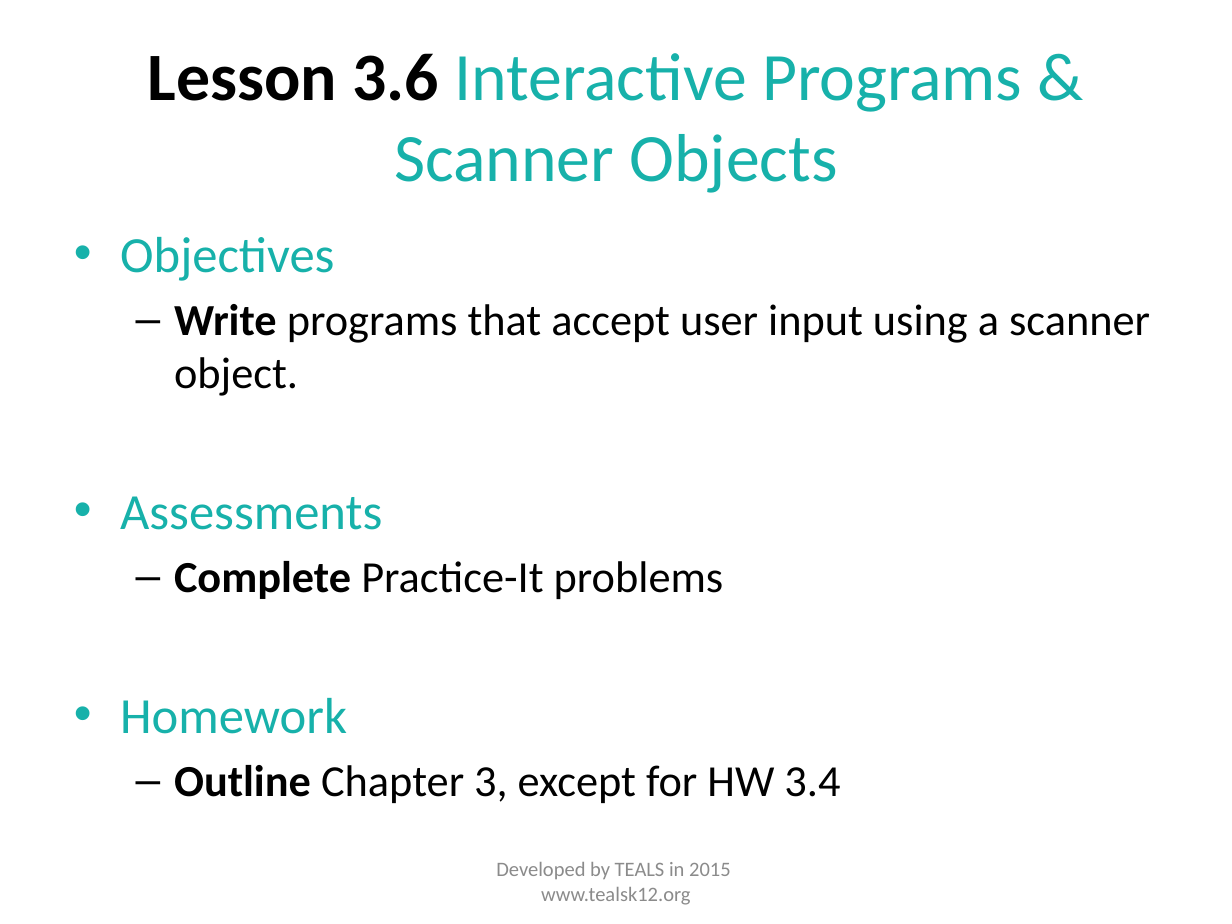
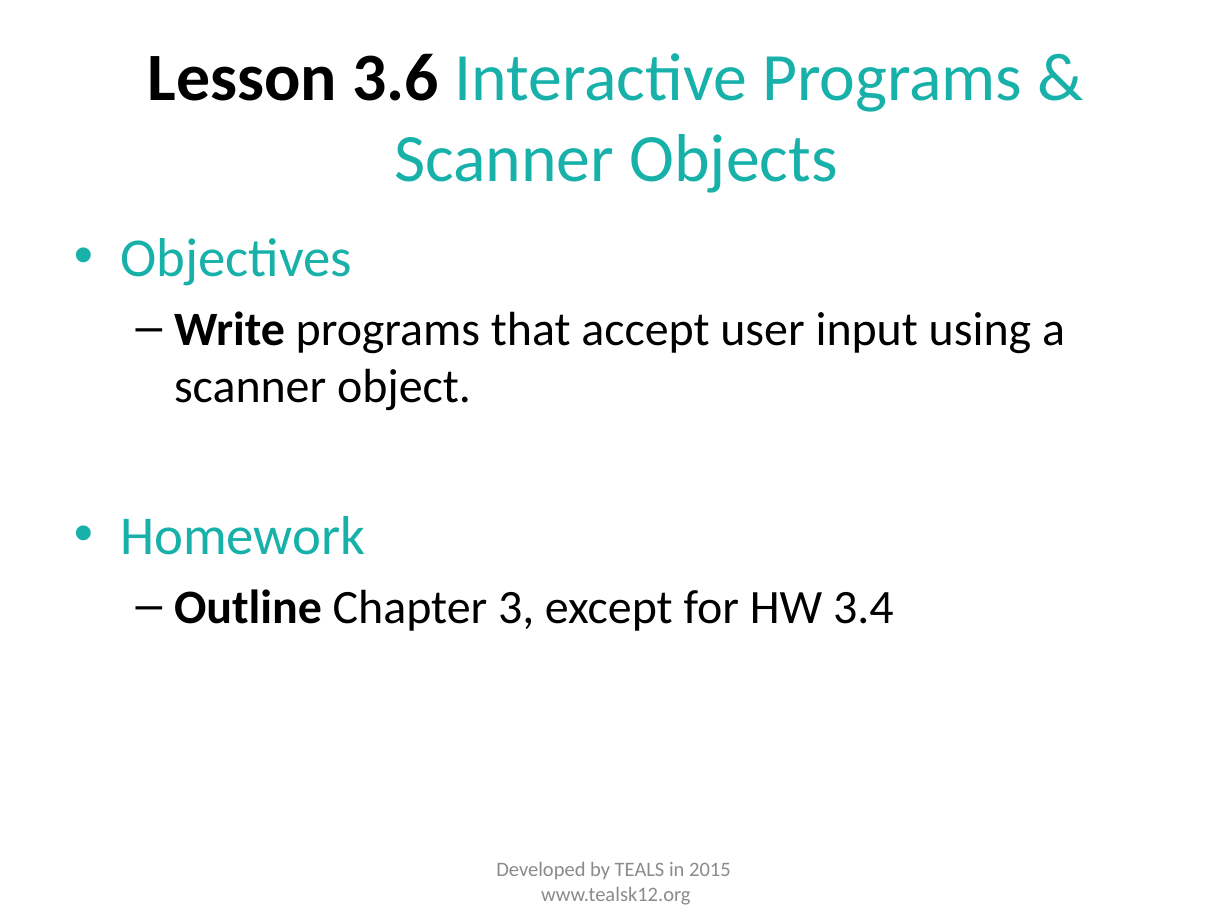
Before and after one commit to TEALSK12/apcsa-public, a slide deck: slide 7 of curriculum/Unit3/Unit 3 Slides.pptx. Drawn at 1232x924 pixels with LibreOffice and Linux fonts; fonts in the diff are those of the drawing. Boxes give left, top, right and bottom in pixels: in the first picture for what was removed or moved away, otherwise in the second. Text is boxed around its words. In the diff, an @@ line names an element or a change of style, - is before the commit and + after.

```diff
--- a/curriculum/Unit3/Unit 3 Slides.pptx
+++ b/curriculum/Unit3/Unit 3 Slides.pptx
@@ text "Objectives" at [120, 238, 1065, 631]: size 29.6 to 32 pt in "Objectives", "Homework"; size 25.9 to 28 pt in "Write programs that accept user input using ...", "Outline Chapter 3, except for HW 3.4" @@
@@ text at [120, 496, 724, 599]: paragraphs removed @@
-• Assessments
-  – Complete Practice-It problems
```
Also in this commit, not shown: 5 other slides changed, 12 other files.
